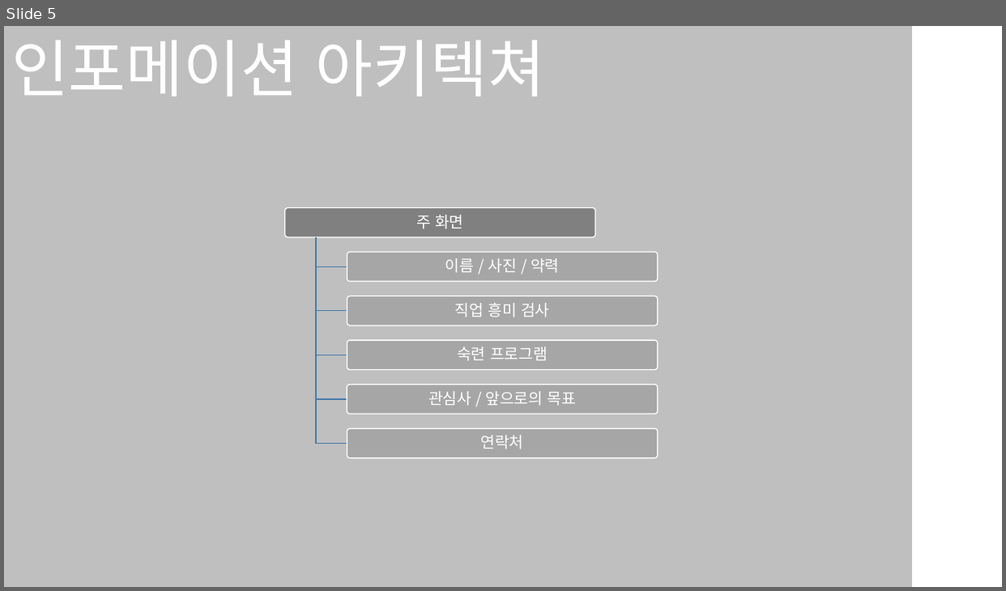
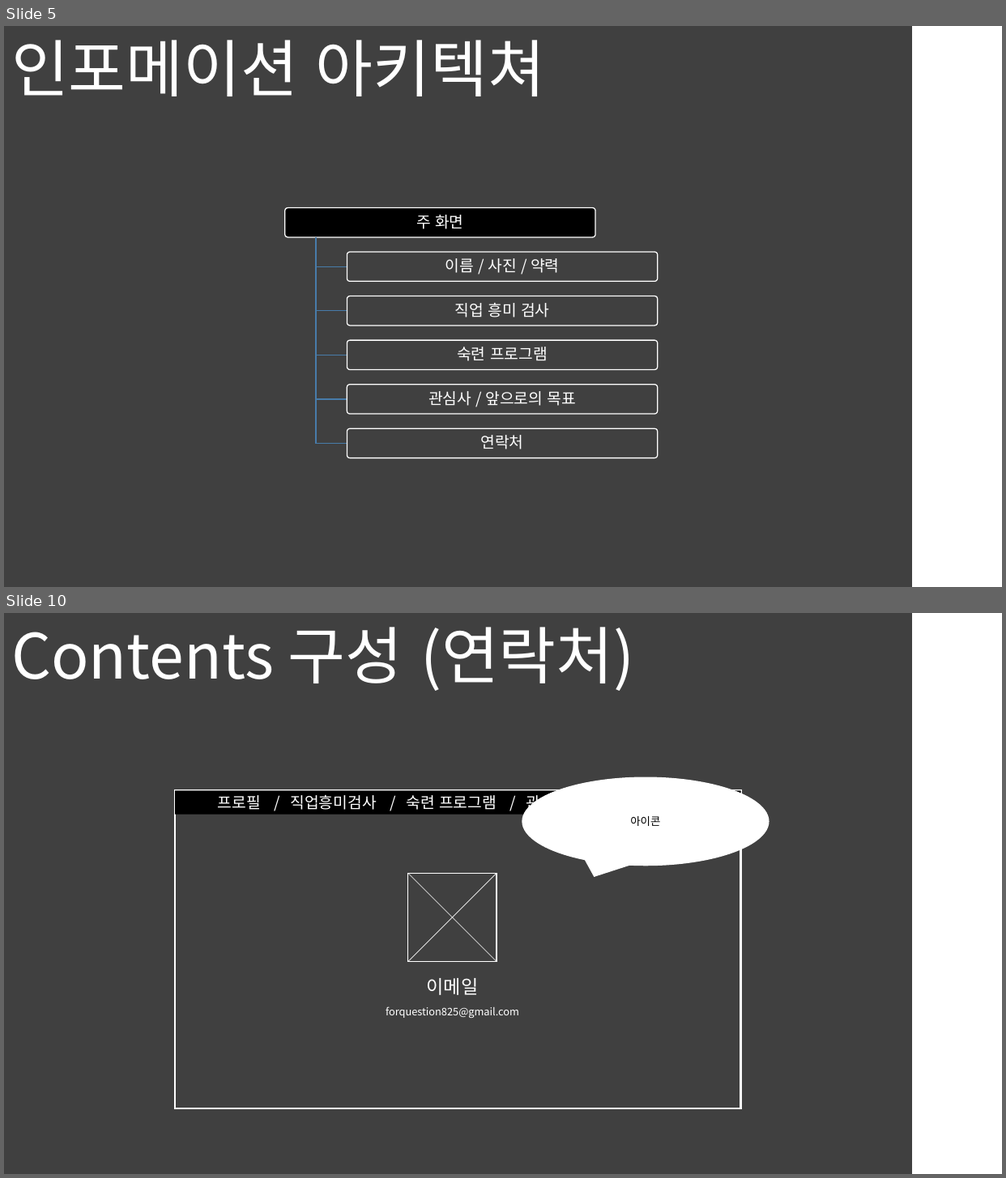
Before and after one commit to KTW-WTF/DJ, a slide deck: 자기소개서.pptx. Shown one above the other, each under a label of ours: slide 5 before the commit, slides 5 and 10 after it; the slides between them are not shown. The pictures are 1006x591 and 1006x1178 pixels, drawn with LibreOffice and Linux fonts; fonts in the diff are those of the drawing. Boxes give left, top, right and bottom in pixels: in the first picture for what was removed or moved away, otherwise in the second. Text is boxed around its words. In the diff, an @@ line names an element or a change of style, - is before the commit and + after.

```diff
--- a/자기소개서.pptx
+++ b/자기소개서.pptx
@@ slide 10 added at bbox=[4, 613, 1002, 1174], background #FFFFFF @@
@@ rectangle added at bbox=[4, 613, 912, 1174], fill #404040 @@
@@ text added at bbox=[11, 627, 635, 691], 60 pt, text #FFFFFF @@
+Contents 구성 (연락처)
@@ speech bubble added at bbox=[522, 777, 769, 866], fill #FFFFFF, 10.5 pt, text #000000 @@
+아이콘
@@ rectangle added at bbox=[176, 791, 741, 1110], fill #404040, outline #FFFFFF 1.75 pt @@
@@ rectangle added at bbox=[176, 791, 741, 815], fill #000000, 15 pt, text #FFFFFF @@
+프로필 / 직업흥미검사 / 숙련 프로그램 / 관심사와 목표 / 연락처
@@ rectangle added at bbox=[295, 829, 621, 1095], fill #404040 @@
@@ rectangle added at bbox=[408, 874, 496, 962], fill #404040, outline #FFFFFF 1 pt @@
@@ line added from (408, 874) to (496, 962), #FFFFFF 0.5 pt @@
@@ line added from (496, 874) to (408, 962), #FFFFFF 0.5 pt @@
@@ text added at bbox=[427, 978, 479, 995], 18 pt, text #FFFFFF @@
+이메일
@@ text added at bbox=[386, 1007, 519, 1018], 10 pt, text #FFFFFF @@
+forquestion825@gmail.com
@@ slide 5 changed as well @@
@@ rectangle at bbox=[4, 26, 912, 587]: fill #BFBFBF to #404040 @@
@@ rounded rectangle at bbox=[285, 208, 595, 237]: fill #808080 to #000000 @@
@@ fill #A6A6A6 to #404040 in 5 elements at bbox=[347, 252, 658, 281], bbox=[347, 297, 658, 326], bbox=[347, 340, 658, 369], bbox=[347, 385, 658, 414], bbox=[347, 429, 658, 458] @@
```
Also in this commit, not shown: 10 other slides changed, 3 other slides added, 9 other files.
